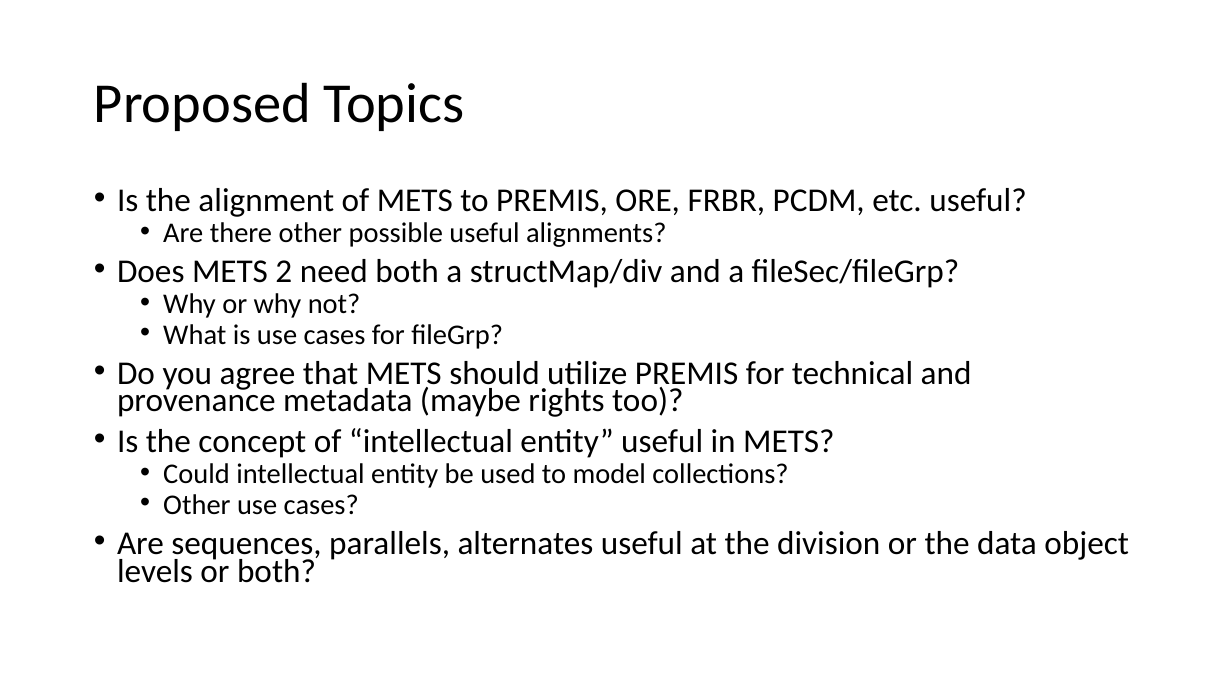
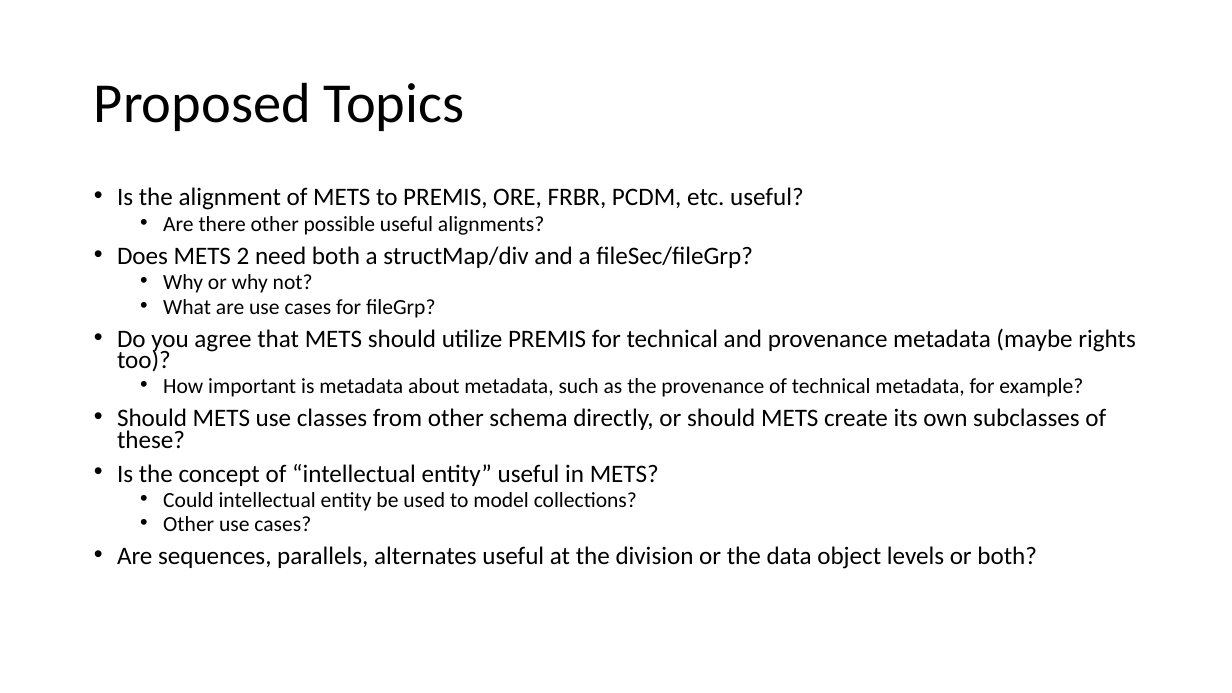
Before and after one commit to mets/METS-board, a slide deck: slide 2 of 2015Workshop/BreakoutSessions.pptx. Drawn at 1232x693 pixels with LibreOffice and Linux fonts; fonts in the diff are those of the drawing; background and template pictures are left out. Boxes give left, top, right and bottom in pixels: in the first picture for what was removed or moved away, otherwise in the second. Text is boxed around its words. In the diff, an @@ line names an element or a change of style, - is before the commit and + after.

```diff
--- a/2015Workshop/BreakoutSessions.pptx
+++ b/2015Workshop/BreakoutSessions.pptx
@@ text at box(117, 187, 1135, 569): size 25.9 to 19.6 pt in "Is the alignment of METS to PREMIS, ...", "Does METS 2 need both a structMap/div ...", "Do you agree that METS should utilize ...", "Is the concept of “intellectual entity” useful ..." and 1 more places; size 22.2 to 16.8 pt in "Are there other possible useful alignments?", "Why or why not?", "Could intellectual entity be used to model ...", "Other use cases?" @@
@@ text at box(163, 299, 435, 318): text changed; size 22.2 to 16.8 pt @@
-  • What is use cases for fileGrp?
+  • What are use cases for fileGrp?
@@ text at box(117, 378, 1106, 449): paragraphs added @@
+  • How important is metadata about metadata, such as the provenance of technical metadata, for example?
+• Should METS use classes from other schema directly, or should METS create its own subclasses of these?
```
Also in this commit, not shown: 1 other slide changed, 2 other files.
